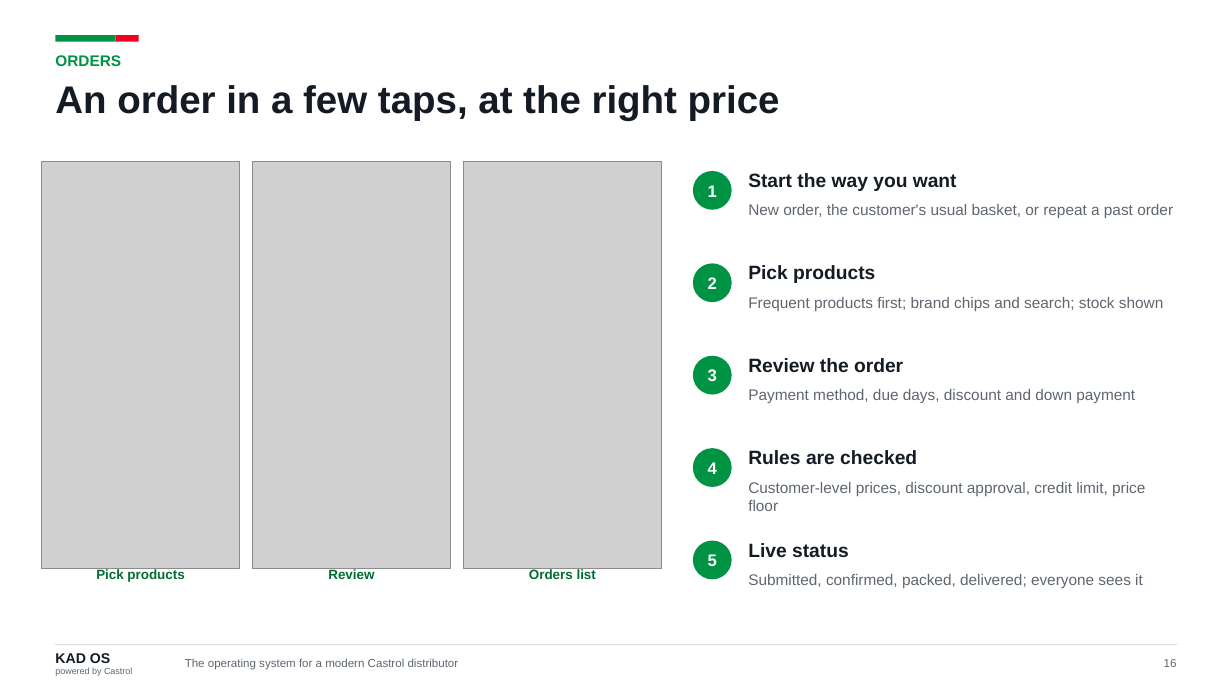
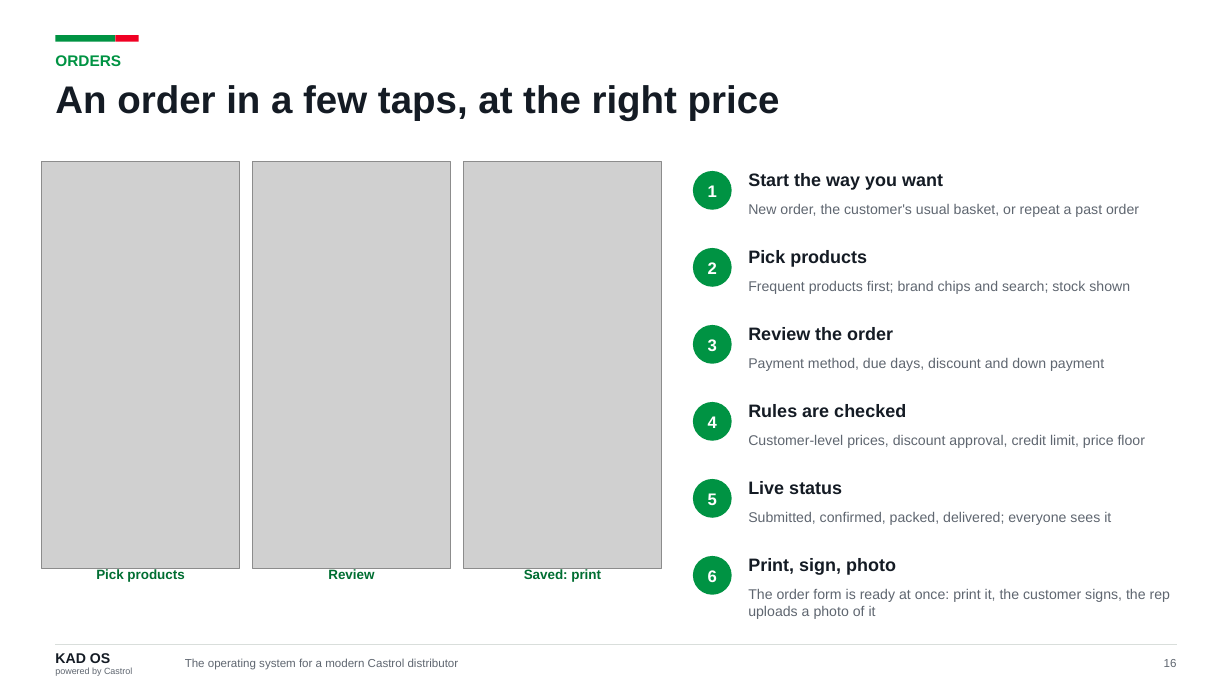
Before and after one commit to kdavtian/SalesManagerVisits, a slide deck: slide 16 of docs/castrol-global/KAD_OS_Castrol_Global.pptx. Drawn at 1232x693 pixels with LibreOffice and Linux fonts; fonts in the diff are those of the drawing; grey boxes stand for pictures. Boxes give left, top, right and bottom in pixels: in the first picture for what was removed or moved away, otherwise in the second. Text is boxed around its words. In the diff, an @@ line names an element or a change of style, - is before the commit and + after.

```diff
--- a/docs/castrol-global/KAD_OS_Castrol_Global.pptx
+++ b/docs/castrol-global/KAD_OS_Castrol_Global.pptx
@@ 2 texts, 1 ellipse: place and size @@
-2 texts, 1 ellipse at (693, 263, 875, 302)
+2 texts, 1 ellipse at (693, 248, 867, 287)
@@ text "Frequent products first; brand chips ...": place and size @@
-text "Frequent products first; brand chips ..." at (748, 297, 1163, 311)
+text "Frequent products first; brand chips ..." at (748, 281, 1130, 294)
@@ 2 texts, 1 ellipse: place and size @@
-2 texts, 1 ellipse at (693, 356, 903, 395)
+2 texts, 1 ellipse at (693, 325, 893, 364)
@@ text "Payment method, due days, discount ...": place and size @@
-text "Payment method, due days, discount ..." at (748, 389, 1135, 403)
+text "Payment method, due days, discount ..." at (748, 358, 1104, 371)
@@ text "4": place and size @@
-text "4" at (708, 462, 717, 474)
+text "4" at (708, 416, 717, 428)
@@ ellipse added at (693, 402, 732, 441), fill #009343 @@
@@ text "Rules are checked": place and size @@
-text "Rules are checked" at (748, 450, 917, 464)
+text "Rules are checked" at (748, 404, 906, 417)
@@ text "Customer-level prices, discount approval, credit ...": place and size @@
-text "Customer-level prices, discount approval, credit ..." at (748, 482, 1145, 511)
+text "Customer-level prices, discount approval, credit ..." at (748, 435, 1145, 448)
@@ text "5": place and size @@
-text "5" at (708, 554, 717, 566)
+text "5" at (708, 493, 717, 505)
@@ ellipse: place and size @@
-ellipse at (693, 448, 732, 487)
+ellipse at (693, 479, 732, 518)
@@ size 15 to 14 pt in 5 elements at (748, 173, 943, 190), (748, 250, 867, 267), (748, 327, 893, 340), (748, 404, 906, 417), (748, 481, 842, 494) @@
@@ text "Live status": place and size @@
-text "Live status" at (748, 543, 849, 557)
+text "Live status" at (748, 481, 842, 494)
@@ size 12 to 11 pt in 5 elements at (748, 204, 1139, 217), (748, 281, 1130, 294), (748, 358, 1104, 371), (748, 435, 1145, 448), (748, 512, 1111, 525) @@
@@ text "Submitted, confirmed, packed, delivered; everyone ...": place and size @@
-text "Submitted, confirmed, packed, delivered; everyone ..." at (748, 574, 1143, 588)
+text "Submitted, confirmed, packed, delivered; everyone ..." at (748, 512, 1111, 525)
@@ text at (524, 569, 601, 582): text changed @@
-Orders list
+Saved: print
@@ ellipse: place and size @@
-ellipse at (693, 541, 732, 579)
+ellipse at (693, 556, 732, 595)
@@ text added at (748, 558, 896, 575), 14 pt, text #141B24, bold @@
+Print, sign, photo
@@ text added at (708, 570, 717, 582), 13 pt, text #FFFFFF, bold @@
+6
@@ text added at (748, 589, 1170, 619), 11 pt, text #5F6670 @@
+The order form is ready at once: print it, the customer signs, the rep uploads a photo of it
```
Also in this commit, not shown: 25 other slides changed, 5 slides added, 1 slide removed, 25 other files.
